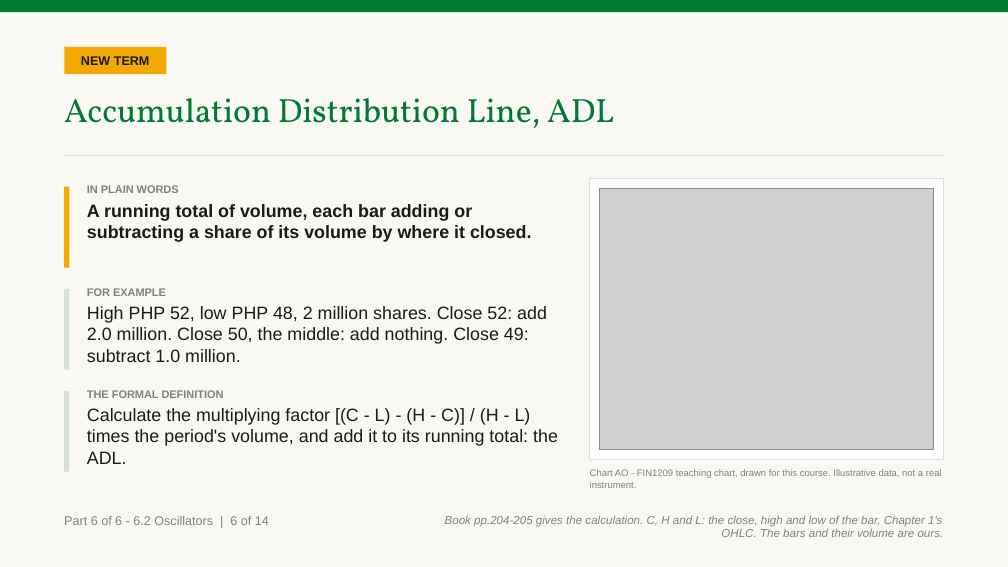
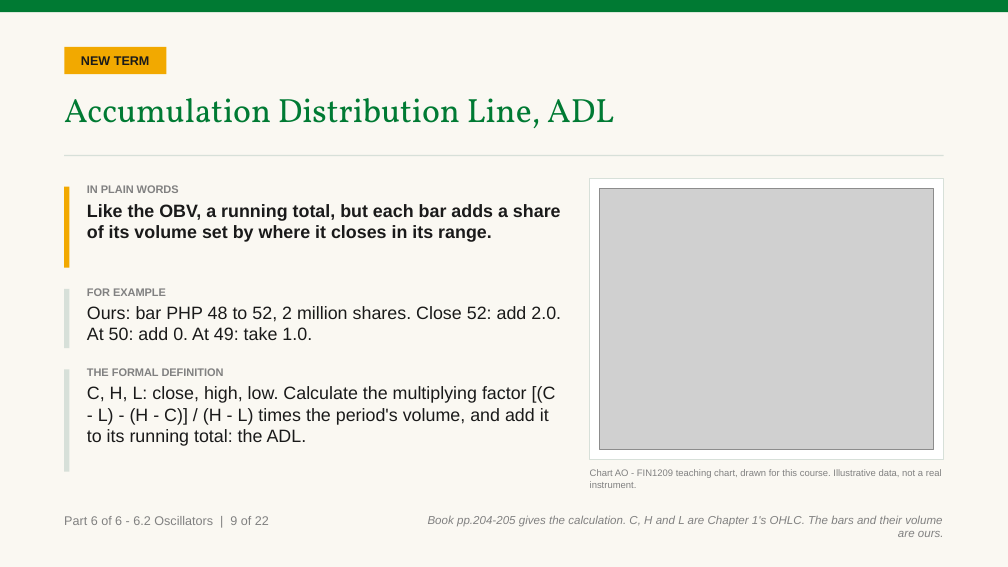
Before and after one commit to benjiesotelo-sudo/Telos_FIN1209, a slide deck: slide 150 of chapter-06/FIN1209-Chapter-06.pptx (slide 147 before the commit). Drawn at 1008x567 pixels with LibreOffice and Linux fonts; fonts in the diff are those of the drawing; grey boxes stand for pictures. Boxes give left, top, right and bottom in pixels: in the first picture for what was removed or moved away, otherwise in the second. Text is boxed around its words. In the diff, an @@ line names an element or a change of style, - is before the commit and + after.

```diff
--- a/chapter-06/FIN1209-Chapter-06.pptx
+++ b/chapter-06/FIN1209-Chapter-06.pptx
@@ text at (x1=87, y1=204, x2=561, y2=242): text changed @@
-A running total of volume, each bar adding or subtracting a share of its volume by where it closed.
+Like the OBV, a running total, but each bar adds a share of its volume set by where it closes in its range.
@@ rectangle resized from (x1=64, y1=289, x2=70, y2=370) to (x1=64, y1=289, x2=70, y2=349) @@
@@ text at (x1=87, y1=306, x2=561, y2=340): text changed @@
-High PHP 52, low PHP 48, 2 million shares. Close 52: add 2.0 million. Close 50, the middle: add nothing. Close 49: subtract 1.0 million.
+Ours: bar PHP 48 to 52, 2 million shares. Close 52: add 2.0. At 50: add 0. At 49: take 1.0.
@@ rectangle resized from (x1=64, y1=391, x2=70, y2=472) to (x1=64, y1=370, x2=70, y2=472) @@
@@ text at (x1=87, y1=386, x2=556, y2=446): text changed @@
-Calculate the multiplying factor [(C - L) - (H - C)] / (H - L) times the period's volume, and add it to its running total: the ADL.
+C, H, L: close, high, low. Calculate the multiplying factor [(C - L) - (H - C)] / (H - L) times the period's volume, and add it to its running total: the ADL.
@@ text "THE FORMAL DEFINITION" moved from (x1=87, y1=390, x2=558, y2=464) to (x1=87, y1=368, x2=556, y2=446) @@
@@ text at (x1=64, y1=516, x2=269, y2=525): text changed @@
-Part 6 of 6 - 6.2 Oscillators | 6 of 14
+Part 6 of 6 - 6.2 Oscillators | 9 of 22
@@ text at (x1=428, y1=515, x2=944, y2=537): text changed @@
-Book pp.204-205 gives the calculation. C, H and L: the close, high and low of the bar, Chapter 1's OHLC. The bars and their volume are ours.
+Book pp.204-205 gives the calculation. C, H and L are Chapter 1's OHLC. The bars and their volume are ours.
```
Also in this commit, not shown: 15 other slides changed, 10 slides added, 3 other files.
